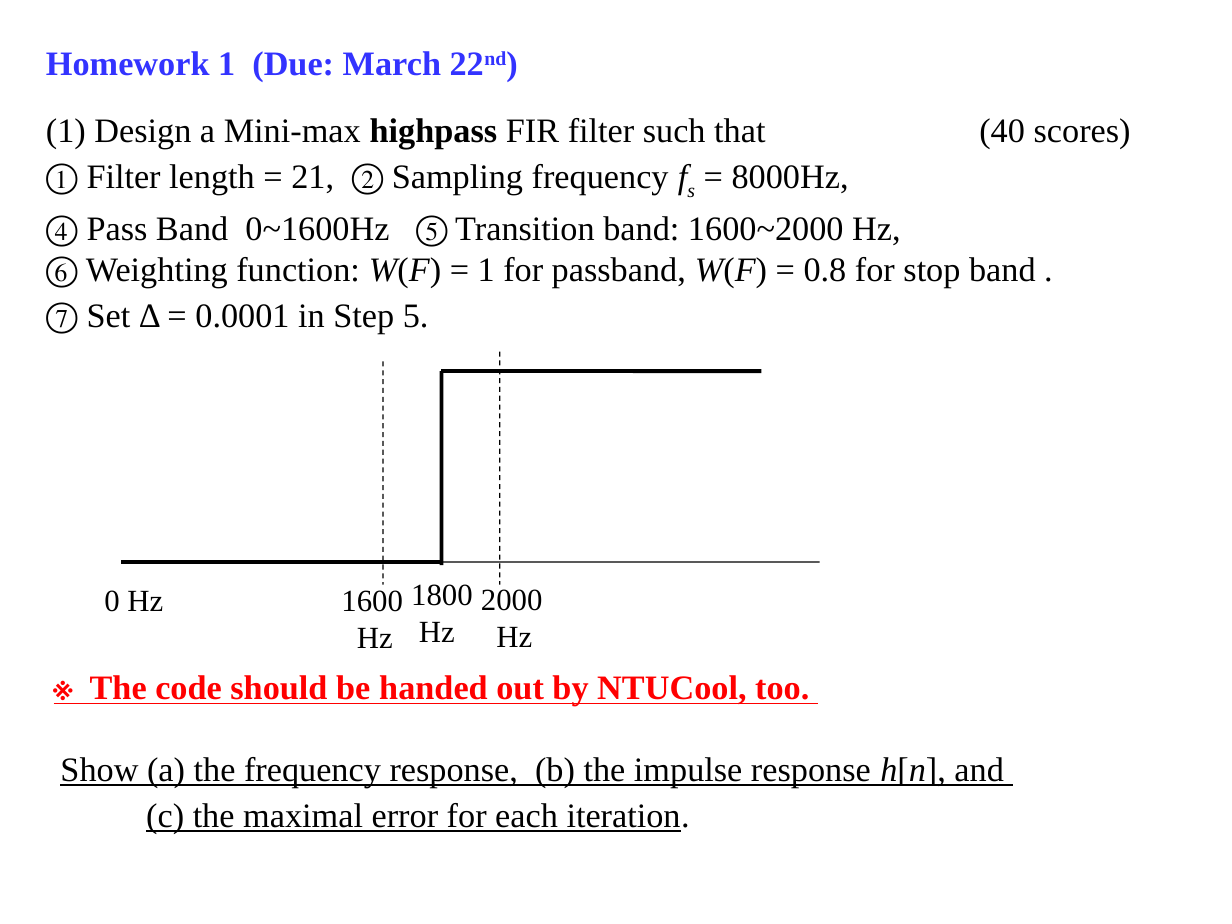
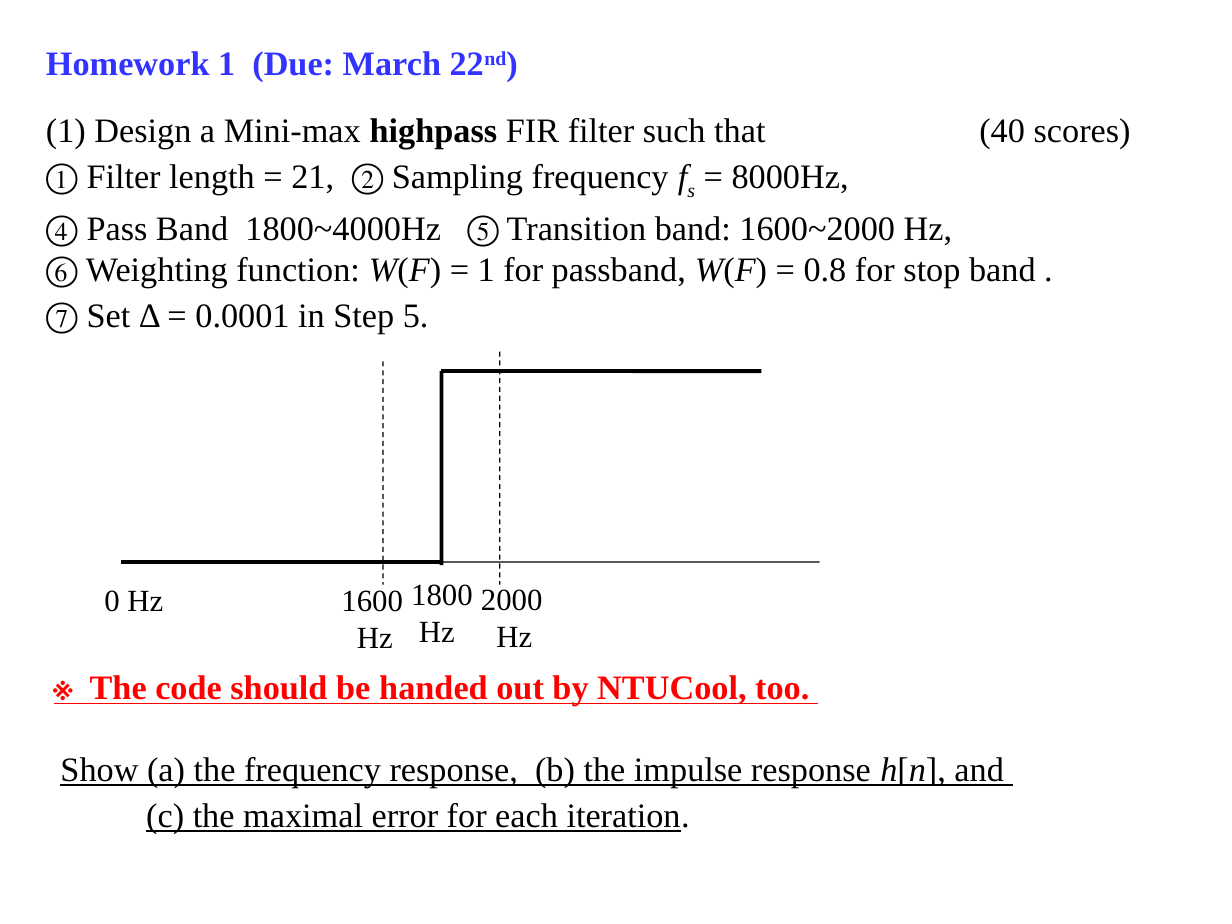
Before and after one commit to shihyuhuang/NTU-ADSP, a slide deck: slide 1 of HW1/r10943181_HW1.pptx. Drawn at 1232x924 pixels with LibreOffice and Linux fonts; fonts in the diff are those of the drawing. Boxes give left, top, right and bottom in pixels: in the first picture for what was removed or moved away, otherwise in the second. Text is boxed around its words. In the diff, an @@ line names an element or a change of style, - is before the commit and + after.

```diff
--- a/HW1/r10943181_HW1.pptx
+++ b/HW1/r10943181_HW1.pptx
@@ text at (46,215,952,247): text changed @@
-④ Pass Band 0~1600Hz ⑤ Transition band: 1600~2000 Hz,
+④ Pass Band 1800~4000Hz ⑤ Transition band: 1600~2000 Hz,
```
Also in this commit, not shown: 2 other slides changed, 1 slide added, 1 slide removed, 4 other files.
